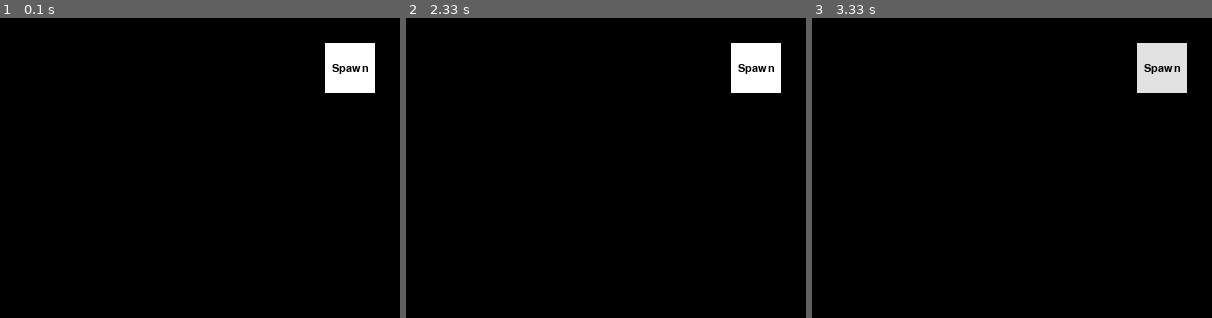
Above: before the commit, frames 1-3 (left to right).
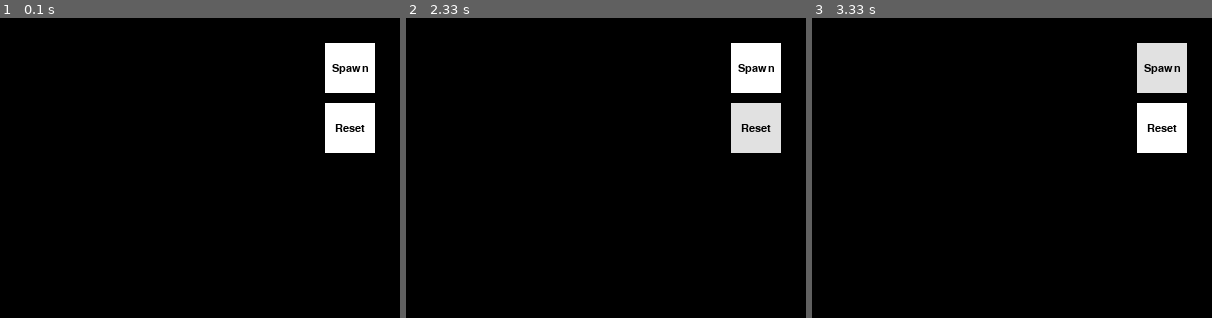
Above: after the commit, the same moments.

Repository: TANFIRSTGOD/pygame-physics-engine-test
Game: pygame game, started from main.py
The game is run twice, just before and just after one commit, with the same random seed, the same clock (stepped at 60 frames per second) and the same inputs.
Inputs (mouse positions are % of the whole screen's width and height, from its top left):
- Up to frame 1 (0.1 s): no input
- Up to frame 2 (2.33 s): click "Spawn" at 0.38 s; click (50, 56) at 0.72 s; click (94, 18) at 2.05 s, where only the run after the commit has a clickable "Reset"
- Up to frame 3 (3.33 s): click (45, 76) at 2.38 s; click "Spawn" at 3.22 s
The pictures show only the part of the screen within x 50-100%, y 0-50%; the shares and areas given below are measured in that part.

The runs differ from the first frame. In frame 1, 2.0% of the frame differs, in the area x 81-94%, y 28-45%; in frame 2, 2.0%; in frame 3, 2.0%.

Commit message:
button test 2

Diff:
--- a/button.py
+++ b/button.py
@@ -28,4 +28,5 @@
     def handle_event(self, event):
         if event.type == pygame.MOUSEBUTTONDOWN:
             if self.rect.collidepoint(event.pos):
+                print("clicked button")
                 return True
--- a/main.py
+++ b/main.py
@@ -6,6 +6,7 @@
 BACKGROUND_COLOR = (0,0,0)
 PRIMARY_COLOR = (255,255,255)
 BUTTON_HOVER_COLOR = (225,225,225)
+BUTTON_CLICK_COLOR = (180,180,180)
 
 SCREEN_WIDTH = 800
 SCREEN_HEIGHT = 600
@@ -13,6 +14,7 @@
 pygame.display.set_caption("Pygame physics playground test")
 
 spawnButton = button.Button(x=725, y=25, width=50, height=50, text="Spawn", text_color=BACKGROUND_COLOR, color=PRIMARY_COLOR, hover_color=BUTTON_HOVER_COLOR, primary_color=PRIMARY_COLOR, font_size=16)
+resetButton = button.Button(x=725, y=85, width=50, height=50, text="Reset", text_color=BACKGROUND_COLOR, color=PRIMARY_COLOR, hover_color=BUTTON_HOVER_COLOR, primary_color=PRIMARY_COLOR, font_size=16)
 
 running = True
 
@@ -24,9 +26,13 @@
             if event.key == pygame.K_ESCAPE:
                 running = False
 
+        spawnButton.handle_event(event)
+        resetButton.handle_event(event)
+
     screen.fill(BACKGROUND_COLOR)
 
     spawnButton.draw(screen)
+    resetButton.draw(screen)
 
     pygame.display.flip()
 
